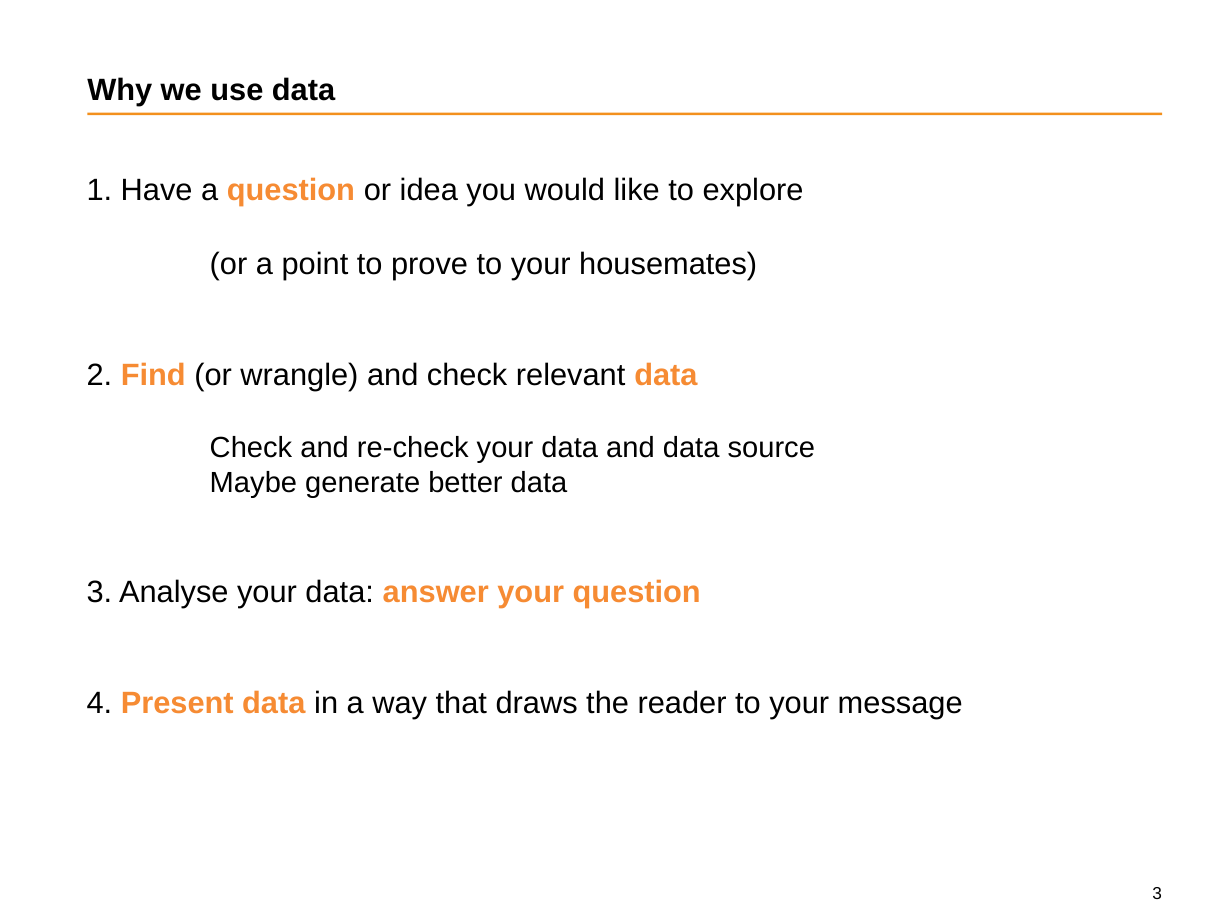
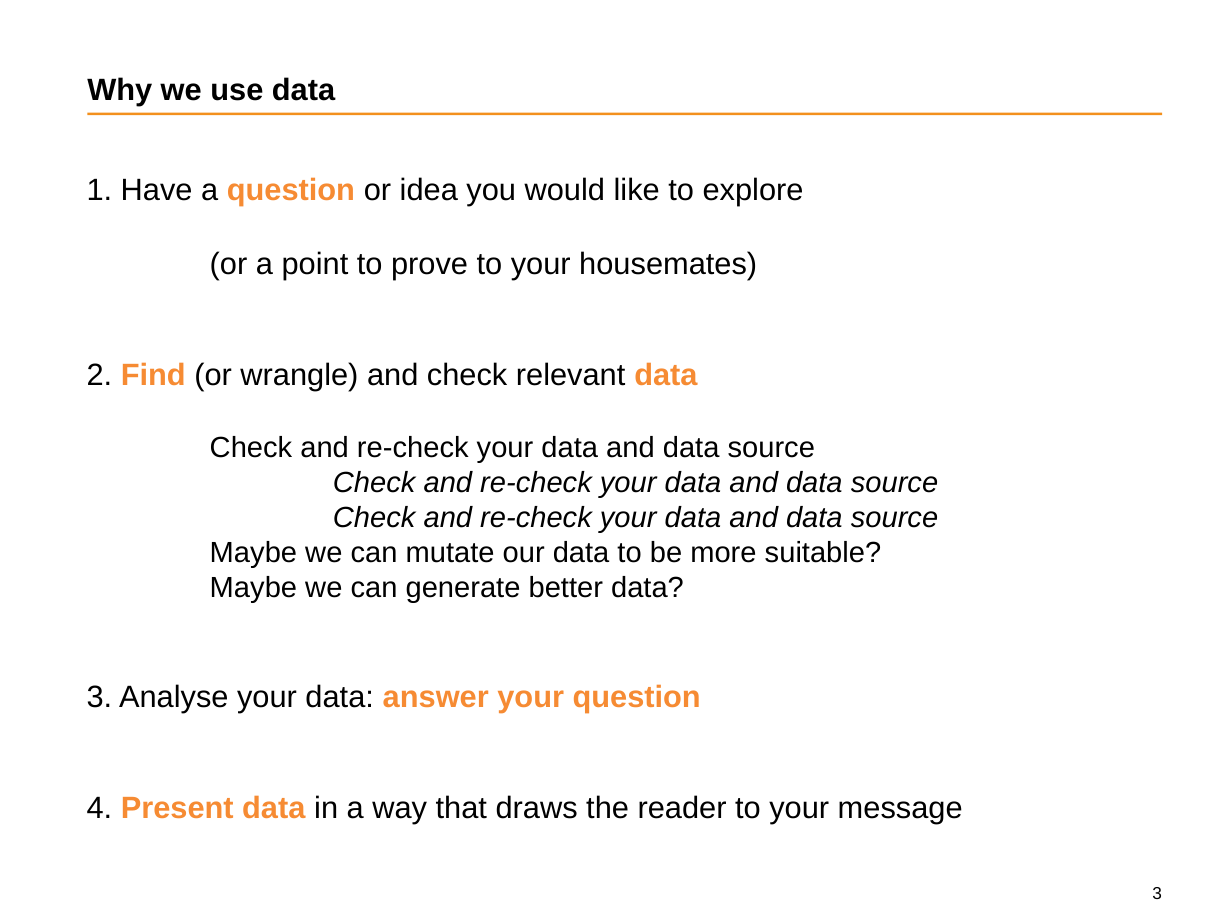
Before and after one commit to wfmackey/dataclass, a slide deck: slide 3 of intern_data_class1806/1_data_class_presentation.pptx. Drawn at 1232x924 pixels with LibreOffice and Linux fonts; fonts in the diff are those of the drawing; background and template pictures are left out. Boxes give left, top, right and bottom in pixels: in the first picture for what was removed or moved away, otherwise in the second. Text is boxed around its words. In the diff, an @@ line names an element or a change of style, - is before the commit and + after.

```diff
--- a/intern_data_class1806/1_data_class_presentation.pptx
+++ b/intern_data_class1806/1_data_class_presentation.pptx
@@ text at (210,471,938,602): text changed; italic on @@
-  Maybe generate better data
+  Check and re-check your data and data source
+  Check and re-check your data and data source
+  Maybe we can mutate our data to be more suitable?
+  Maybe we can generate better data?
```
Also in this commit, not shown: 11 other slides changed, 7 other files.
